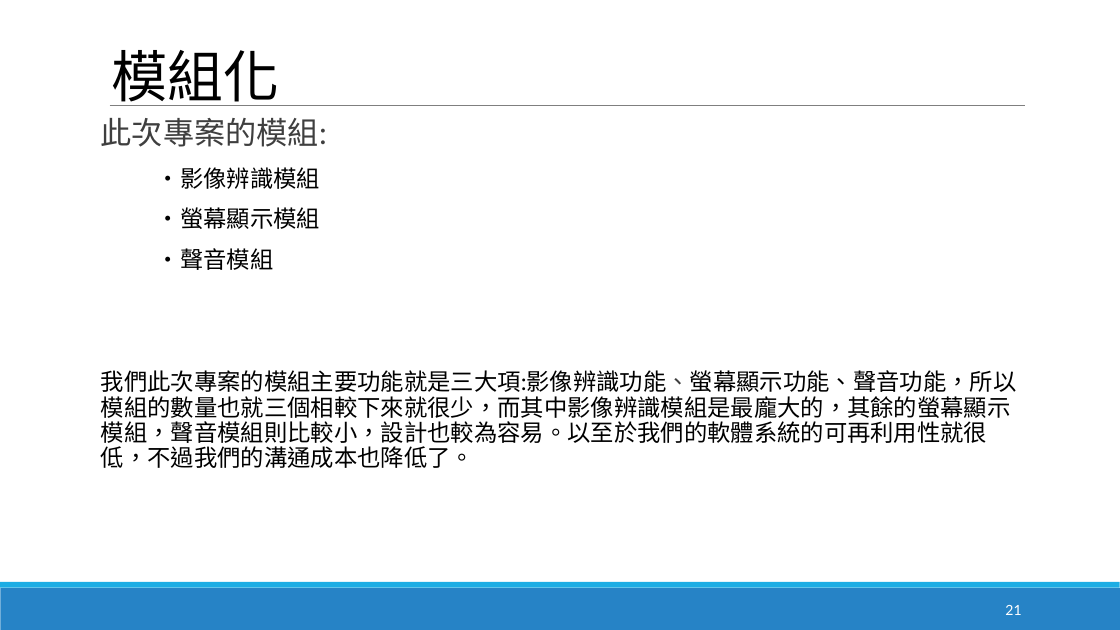
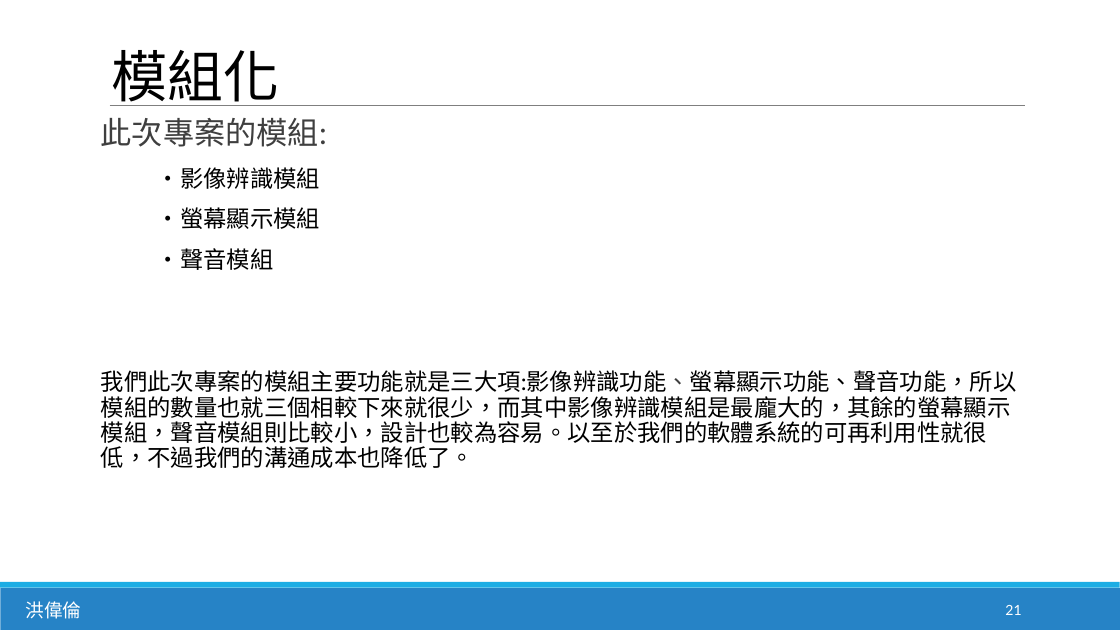
Before and after one commit to NightHao/Software_Engineering, a slide deck: slide 21 of 軟工報告/軟體工程第三四章報告ch3&4_v0.pptx. Drawn at 1120x630 pixels with LibreOffice and Linux fonts; fonts in the diff are those of the drawing. Boxes give left, top, right and bottom in pixels: in the first picture for what was removed or moved away, otherwise in the second. Text is boxed around its words. In the diff, an @@ line names an element or a change of style, - is before the commit and + after.

```diff
--- a/軟工報告/軟體工程第三四章報告ch3&4_v0.pptx
+++ b/軟工報告/軟體工程第三四章報告ch3&4_v0.pptx
@@ text added at (x1=25, y1=601, x2=81, y2=619), 12 pt, text #FFFFFF @@
+洪偉倫
```
Also in this commit, not shown: 20 other slides changed.
